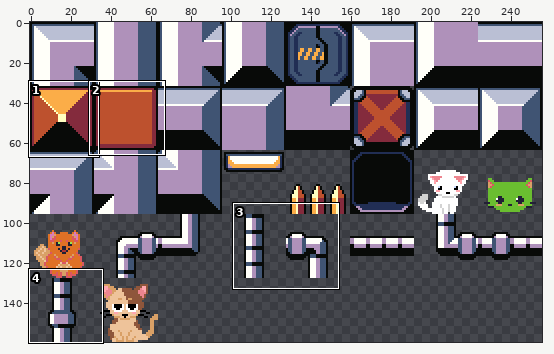
File history of a sprite sheet, assets/levels/level3/level3.png. The picture above shows the old version from afar; the outline marks the close-up.
Close-up. As it was:
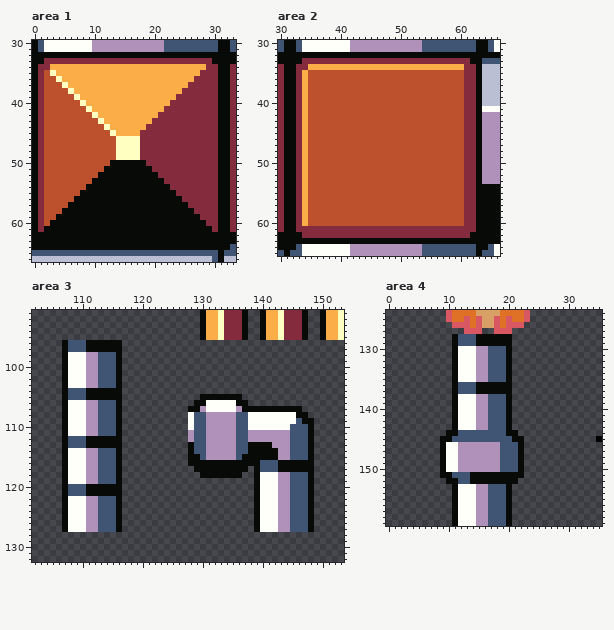
The file is 256x160 pixels. Colours within 5 levels of each other are drawn and written as one. Shown: area 1: x 0..33, y 30..66; area 2: x 30..66, y 30..65; area 3: x 102..153, y 91..132; area 4: x 0..35, y 124..159. The commit also changed other parts of the picture, which this record leaves out.
The result:
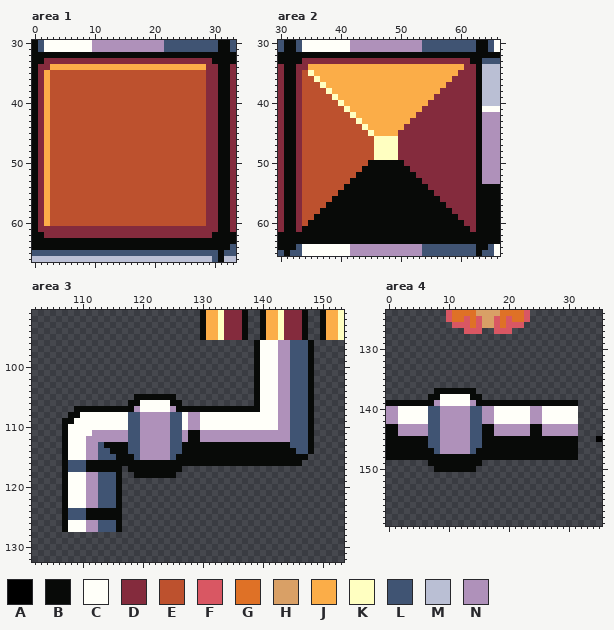
Palette (. is transparent): A #000000  B #080a08  C #fffff9  D #842b3d  E #bd512e  F #d95763  G #df7126  H #d9a066  J #fbad48  K #ffffc1  L #405473  M #babfd4  N #af91ba
The exact change:
Changed rows in their new state; - is an unchanged pixel.
Area 1:
first column x 2:
35 JEEEEEEEEEEEEEEEEEEEEEEEEEE-
36 J-EEEEEEEEEEEEEEEEEEEEEEEEE-
37 J--EEEEEEEEEEEEEEEEEEEEEEEE-
38 J---EEEEEEEEEEEEEEEEEEEEEEE-
39 J----EEEEEEEEEEEEEEEEEEEEEE-
40 J-----EEEEEEEEEEEEEEEEEEEEE-
41 J------EEEEEEEEEEEEEEEEEEEE-
42 J-------EEEEEEEEEEEEEEEEEEE-
43 J--------EEEEEEEEEEEEEEEEEE-
44 J---------EEEEEEEEEEEEEEEEE-
45 J----------EEEEEEEEEEEEEEEE-
46 J-----------EEEEEEEEEEEEEEE-
47 J-----------EEEEEEEEEEEEEEE-
48 J-----------EEEEEEEEEEEEEEE-
49 J-----------EEEEEEEEEEEEEEE-
50 J----------EEEEEEEEEEEEEEEE-
51 J---------EEEEEEEEEEEEEEEEE-
52 J--------EEEEEEEEEEEEEEEEEE-
53 J-------EEEEEEEEEEEEEEEEEEE-
54 J------EEEEEEEEEEEEEEEEEEEE-
55 J-----EEEEEEEEEEEEEEEEEEEEE-
56 J----EEEEEEEEEEEEEEEEEEEEEE-
57 J---EEEEEEEEEEEEEEEEEEEEEEE-
58 J--EEEEEEEEEEEEEEEEEEEEEEEE-
59 J-EEEEEEEEEEEEEEEEEEEEEEEEE-
60 JEEEEEEEEEEEEEEEEEEEEEEEEEE-
61 DDDDDDDDDDDDDDDDDDDDDDDDDDDD
62 DDDDDDDDDDDDDDDDDDDDDDDDDDDD
Area 2:
first column x 34:
35 EKJJJJJJJJJJJJJJJJJJJJJJJJD-
36 E-KJJJJJJJJJJJJJJJJJJJJJJDD-
37 E--KJJJJJJJJJJJJJJJJJJJJDDD-
38 E---KJJJJJJJJJJJJJJJJJJDDDD-
39 E----KJJJJJJJJJJJJJJJJDDDDD-
40 E-----KJJJJJJJJJJJJJJDDDDDD-
41 E------KJJJJJJJJJJJJDDDDDDD-
42 E-------KJJJJJJJJJJDDDDDDDD-
43 E--------KJJJJJJJJDDDDDDDDD-
44 E---------KJJJJJJDDDDDDDDDD-
45 E----------KJJJJDDDDDDDDDDD-
46 E-----------KKKKDDDDDDDDDDD-
47 E-----------KKKKDDDDDDDDDDD-
48 E-----------KKKKDDDDDDDDDDD-
49 E-----------KKKKDDDDDDDDDDD-
50 E----------BBBBBBDDDDDDDDDD-
51 E---------BBBBBBBBDDDDDDDDD-
52 E--------BBBBBBBBBBDDDDDDDD-
53 E-------BBBBBBBBBBBBDDDDDDD-
54 E------BBBBBBBBBBBBBBDDDDDD-
55 E-----BBBBBBBBBBBBBBBBDDDDD-
56 E----BBBBBBBBBBBBBBBBBBDDDD-
57 E---BBBBBBBBBBBBBBBBBBBBDDD-
58 E--BBBBBBBBBBBBBBBBBBBBBBDD-
59 E-BBBBBBBBBBBBBBBBBBBBBBBBD-
60 EBBBBBBBBBBBBBBBBBBBBBBBBBB-
61 BBBBBBBBBBBBBBBBBBBBBBBBBBBB
62 BBBBBBBBBBBBBBBBBBBBBBBBBBBB
Area 3:
first column x 107:
 96 ..........----------------------BCCCNNLLLB
 97 ..........----------------------BCCCNNLLLB
 98 ..........----------------------BCCCNNLLLB
 99 ..........----------------------BCCCNNLLLB
100 ..........----------------------BCCCNNLLLB
101 ..........----------------------BCCCNNLLLB
102 ..........----------------------BCCCNNLLLB
103 ..........----------------------BCCCNNLLLB
104 ..........----------------------BCCCNNLLLB
105 ..........--BBBBBBB----.......--BCCCNNLLLB
106 ..........-BBCCCCCBB--.........-BCCCNNLLLB
107 ..BBBBBBB-BBNCCCCCNBB--BBBBBBB---CCCNNLLLB
108 .BB-CCCCCCCLLNNNNNLLCNNCCCCCCCC-----NNLLLB
109 -B--CCCCCCCLLNNNNNLLCNNCCCCCCCC-----NNL-L-
110 ----CCCCCCCLLNNNNNLLCNNCCCCCCCC-----NN----
111 ----C-NNNNNLLNNNNNLLNBBN-----NN-----------
112 -CCCNNNNNNNLLNNNNNLLNBBN-----NN-----------
113 -CCCNNL---BLLNNNNNLLB-BBBBBBBBB----BBB----
114 --------B-BLLNNNNNLLB-BBBBBBBBB-----BBB---
115 ----------BBLNNNNNLBB--BBBBBBB------BBBBB.
116 -LLLBBBBB-BBBBBBBBBBB------------BBB----..
117 -LLLBBBBB--BBBBBBBBB--.........-..........
118 ------------BBBBBBB----.......--..........
119 --------------------------------..........
120 -CCCNNLLL-----------------------..........
121 -CCCNNLLL-----------------------..........
122 --------------------------------..........
123 --------------------------------..........
124 -LLLBBBBB-----------------------..........
125 -LLLBBBBB-----------------------..........
126 --------------------------------..........
127 --------------------------------..........
Area 4:
first column x 0:
128 -----------..........-----------
129 -----------..........-----------
130 -----------..........-----------
131 -----------..........-----------
132 -----------..........-----------
133 -----------..........-----------
134 -----------..........-----------
135 -----------..........-----------
136 -----------..........-----------
137 --------BBB-BBB......-----------
138 -------BBCCC--BB.....-----------
139 BBBBBBBBNCCC--NBBBBB-BBBBBBBBBBB
140 NNCCCCCLLNNNNNLL-NCCCCCCNNCCCCCC
141 NNCCCCCLLNNNNNLL-NCCCCCCNNCCCCCC
142 NNCCCCCLLNNNNNLL-NCCCCCCNNCCCCCC
143 BBNNNNNLLNNNNNLLBBNNNNNNBBNNNNNN
144 BBNNNNNLLNNNNN--BBNNNNNNBBNNNNNN
145 BBBBBBBLLNNNNN--BBBBB--BBBBBBBBB
146 BBBBBBBLLNNN--LLBBBBBB-BBBBBBBBB
147 BBBBBBBBLNNN--LBBBBBBB-BBBBBBBBB
148 BBBBBBBBB-BBBBBBBBBBBB-BBBBBBBBB
149 -------BB-BBBBBB.......---------
150 --------B-BBBBB........---------
151 ---------..............---------
152 ----------............----------
153 -----------..........-----------
154 -----------..........-----------
155 -----------..........-----------
156 -----------..........-----------
157 -----------..........-----------
158 -----------..........-----------
159 -----------..........-----------
